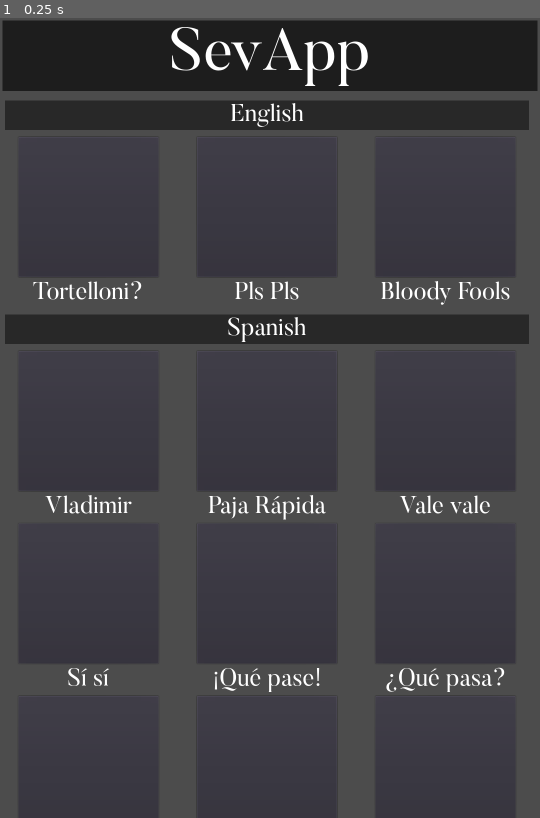
Above: before the commit, frame 1.
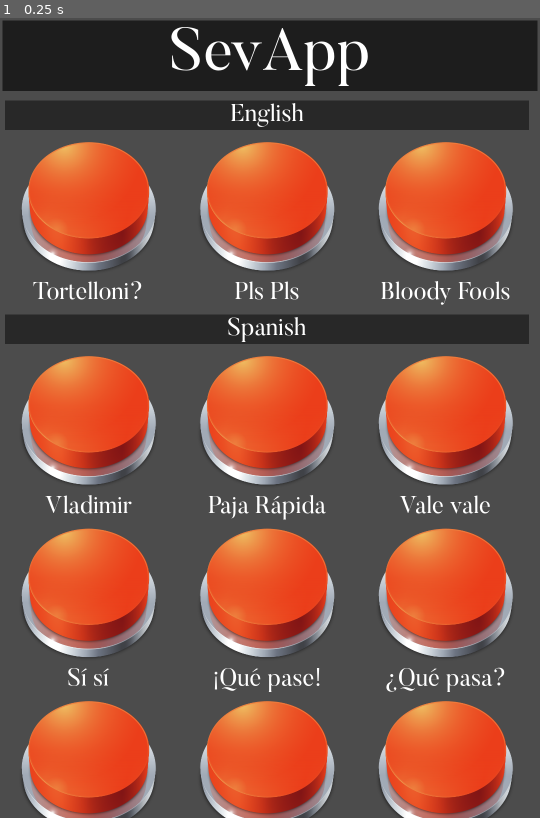
Above: after the commit, the same moment.

Repository: PKGaspi/SevApp
Game: Godot game, scene res://src/Main.tscn
Two runs of this game, one before a commit and one after it. Both use one fixed random seed, a clock stepped at 60 frames per second and the inputs below.
Inputs:
- Up to frame 1 (0.25 s): no input

The runs differ from the first frame. In frame 1, 38% of the frame differs, in the area x 3-95%, y 15-100%.

Commit message:
Added button.png much better :D

Diff:
--- a/src/SoundButton.tscn
+++ b/src/SoundButton.tscn
@@ -1,11 +1,13 @@
-[gd_scene load_steps=3 format=2]
+[gd_scene load_steps=5 format=2]
 
 [ext_resource path="res://res/font.tres" type="DynamicFont" id=1]
 [ext_resource path="res://src/SoundButton.gd" type="Script" id=2]
+[ext_resource path="res://assets/spr/button_0.png" type="Texture" id=3]
+[ext_resource path="res://assets/spr/button_1.png" type="Texture" id=4]
 
 [node name="SoundButton" type="Control"]
 margin_right = 280.0
-margin_bottom = 300.0
+margin_bottom = 341.0
 rect_min_size = Vector2( 280, 341 )
 mouse_filter = 1
 size_flags_horizontal = 6
@@ -21,13 +23,15 @@
 "_edit_use_anchors_": false
 }
 
-[node name="Button" type="Button" parent="VBoxContainer"]
+[node name="TextureButton" type="TextureButton" parent="VBoxContainer"]
 margin_right = 280.0
 margin_bottom = 280.0
-mouse_filter = 1
+rect_min_size = Vector2( 280, 280 )
 size_flags_horizontal = 3
 size_flags_vertical = 3
-custom_fonts/font = ExtResource( 1 )
+texture_normal = ExtResource( 3 )
+texture_pressed = ExtResource( 4 )
+expand = true
 __meta__ = {
 "_edit_use_anchors_": false
 }
@@ -51,4 +55,4 @@
 
 [node name="Sound" type="AudioStreamPlayer" parent="."]
 
-[connection signal="button_down" from="VBoxContainer/Button" to="Sound" method="play"]
+[connection signal="button_down" from="VBoxContainer/TextureButton" to="Sound" method="play"]
Binary file added: assets/spr/button_0.png
Not shown, added: assets/spr/button_0.png.import
Binary file added: assets/spr/button_1.png
Not shown, added: assets/spr/button_1.png.import
